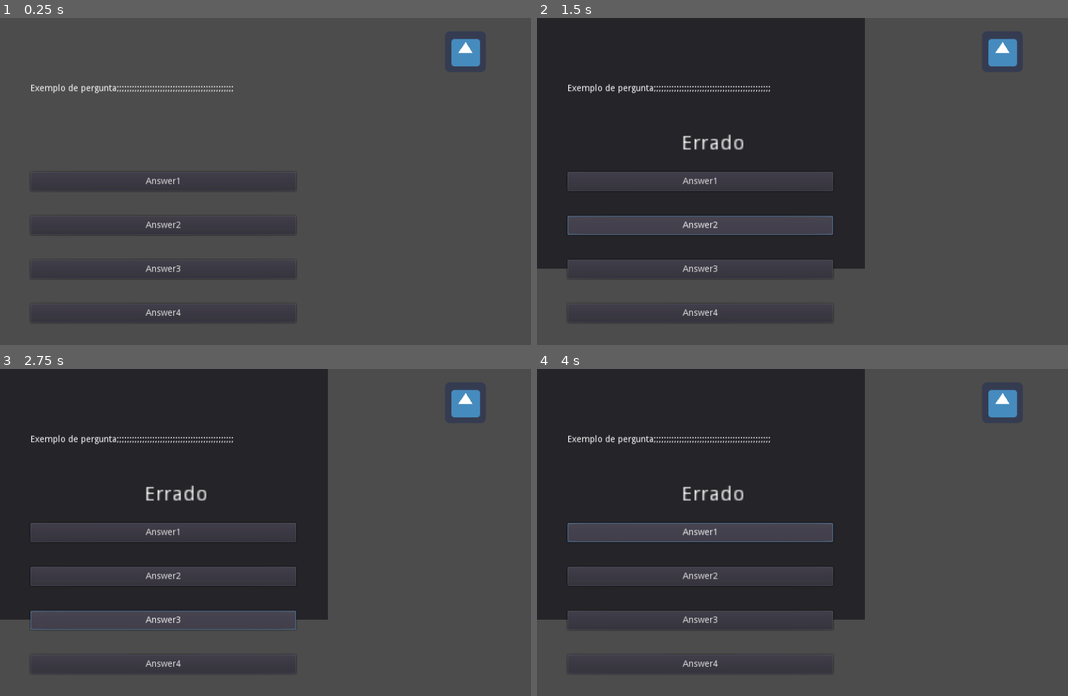
Above: before the commit, frames 1-4 (two rows, left to right).
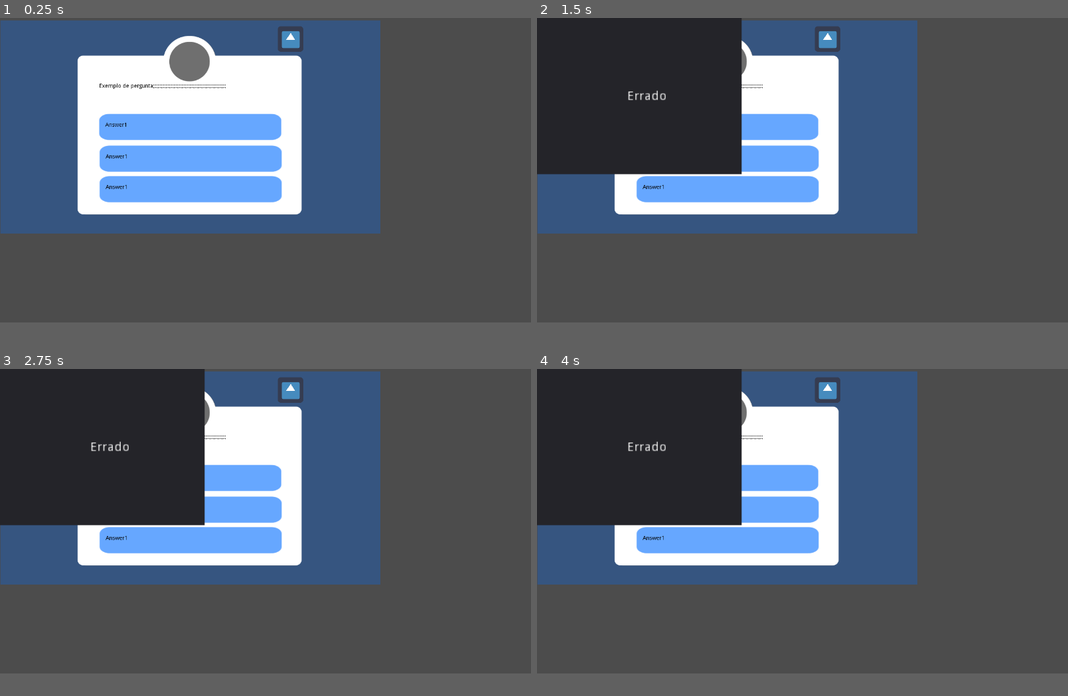
Above: after the commit, the same moments.

Repository: abraaofilho10/ToTheSunAndBeyond
Game: Godot game, scene res://Main.tscn
Same seed, same stepped clock (60 frames per second), same inputs: the game is played once before the commit and once after it. The project has no main scene, so this scene is started directly. The engine's default icon, where the game draws it, is replaced by a stand-in: a white triangle on a blue panel in a dark square.
Inputs (mouse positions are in pixels of both pictures, inside the frame that each line leads up to; where the layout moved, square brackets give the same spot in the first picture):
- Up to frame 1 (0.25 s): no input
- Up to frame 2 (1.5 s): click (728, 135) [701, 181] at 0.5 s; click (728, 168) [701, 224] at 1.25 s
- Up to frame 3 (2.75 s): click (191, 552) [164, 620] at 2 s
- Up to frame 4 (4 s): click (701, 663) at 2.75 s, where only the run before the commit has a clickable "Answer4"; click (728, 486) [701, 532] at 3.5 s
In our replay, the window is 800x493 before the commit and 800x459 after it. These sizes can differ from the game's own. Grey fills any space a smaller window leaves; there, only what the larger window draws over its background counts as a difference.

The runs differ from the first frame. In frame 1, 47% of the frame differs, in the area x 0-91%, y 0-93%; in frame 2, 35%; in frame 3, 36%; in frame 4, 35%.

Commit message:
Font added, questions interface applied from reference image

Diff:
--- a/Main.gd
+++ b/Main.gd
@@ -14,11 +14,11 @@
 	if current_question >= total_questions - 1:
 		print("end")
 	else:
-		$HBoxContainer/VBoxContainer/lblQuestion.text = questions.questions[current_question].question
-		$HBoxContainer/VBoxContainer/btnChoice1.text = questions.questions[current_question].answers[0]
-		$HBoxContainer/VBoxContainer/btnChoice2.text = questions.questions[current_question].answers[1]
-		$HBoxContainer/VBoxContainer/btnChoice3.text = questions.questions[current_question].answers[2]
-		$HBoxContainer/VBoxContainer/btnChoice4.text = questions.questions[current_question].answers[3]
+		$lblQuestion.text = questions.questions[current_question].question
+		$btnChoice1_Parent/btnChoice1.text = questions.questions[current_question].answers[0]
+		$btnChoice2_Parent/btnChoice2.text = questions.questions[current_question].answers[1]
+		$btnChoice3_Parent/btnChoice3.text = questions.questions[current_question].answers[2]
+		#$btnChoice4_Parent/btnChoice4.text = questions.questions[current_question].answers[3]
 
 
 func _check_answer(p_question: Question, p_answer: int) -> bool:
@@ -41,11 +41,13 @@
 	else:
 		_show_popup_wrong()
 
+
 func _on_btnChoice2_button_up():
 	if _check_answer(questions.questions[current_question], 1):
 		_show_popup_correct()
 	else:
 		_show_popup_wrong()
+
 
 func _on_btnChoice3_button_up():
 	if _check_answer(questions.questions[current_question], 2):
@@ -53,8 +55,9 @@
 	else:
 		_show_popup_wrong()
 
-func _on_btnChoice4_button_up():
-	if _check_answer(questions.questions[current_question], 3):
-		_show_popup_correct()
-	else:
-		_show_popup_wrong()
+
+#func _on_btnChoice4_button_up():
+#	if _check_answer(questions.questions[current_question], 3):
+#		_show_popup_correct()
+#	else:
+#		_show_popup_wrong()
--- a/Main.tscn
+++ b/Main.tscn
@@ -6,6 +6,9 @@
 [ext_resource path="res://Question.gd" type="Script" id=4]
 [ext_resource path="res://PopUpCorrect.tscn" type="PackedScene" id=5]
 [ext_resource path="res://PopUpWrong.tscn" type="PackedScene" id=6]
+[ext_resource path="res://images/btnAnswer.png" type="Texture" id=7]
+[ext_resource path="res://images/panelQuestions.png" type="Texture" id=8]
+[ext_resource path="res://images/interfaceExample.png" type="Texture" id=9]
 
 [sub_resource type="Resource" id=3]
 script = ExtResource( 4 )
@@ -41,118 +44,114 @@
 script = ExtResource( 3 )
 questions = [ SubResource( 3 ), SubResource( 4 ), SubResource( 5 ), SubResource( 6 ), SubResource( 7 ) ]
 
+[sub_resource type="StyleBoxTexture" id=8]
+texture = ExtResource( 8 )
+region_rect = Rect2( 0, 0, 1366, 768 )
+
 [node name="Main" type="Control"]
 anchor_right = 1.0
 anchor_bottom = 1.0
 script = ExtResource( 2 )
 questions = SubResource( 2 )
 
+[node name="InterfaceExample" type="Sprite" parent="."]
+modulate = Color( 1, 1, 1, 0.290196 )
+position = Vector2( 479, 275 )
+scale = Vector2( 0.7, 0.7 )
+texture = ExtResource( 9 )
+
+[node name="Panel" type="Panel" parent="."]
+margin_left = -43.0
+margin_top = -12.0
+margin_right = -3.0
+margin_bottom = 28.0
+rect_scale = Vector2( 26, 14.3 )
+custom_styles/panel = SubResource( 8 )
+
+[node name="lblQuestion" type="Label" parent="."]
+modulate = Color( 0, 0, 0, 1 )
+margin_left = 250.0
+margin_top = 165.0
+margin_right = 667.0
+margin_bottom = 195.0
+size_flags_horizontal = 3
+size_flags_vertical = 3
+text = "Exemplo de pergunta;;;;;;;;;;;;;;;;;;;;;;;;;;;;;;;;;;;;;;;;;;;;;;"
+
+[node name="btnChoice1_Parent" type="Control" parent="."]
+margin_right = 40.0
+margin_bottom = 40.0
+
+[node name="btnChoice1" type="TextureButton" parent="btnChoice1_Parent"]
+margin_left = 194.0
+margin_top = 102.0
+margin_right = 234.0
+margin_bottom = 142.0
+rect_scale = Vector2( 14.23, 8.637 )
+texture_normal = ExtResource( 7 )
+expand = true
+
+[node name="lblChoice1" type="Label" parent="btnChoice1_Parent"]
+modulate = Color( 0, 0, 0, 1 )
+margin_left = 265.0
+margin_top = 262.8
+margin_right = 320.0
+margin_bottom = 276.8
+size_flags_horizontal = 0
+size_flags_vertical = 0
+text = "Answer1"
+
+[node name="btnChoice2_Parent" type="Control" parent="."]
+margin_right = 40.0
+margin_bottom = 40.0
+
+[node name="btnChoice2" type="TextureButton" parent="btnChoice2_Parent"]
+margin_left = 195.0
+margin_top = 182.0
+margin_right = 235.0
+margin_bottom = 222.0
+rect_scale = Vector2( 14.23, 8.637 )
+texture_normal = ExtResource( 7 )
+expand = true
+
+[node name="lblChoice2" type="Label" parent="btnChoice2_Parent"]
+modulate = Color( 0, 0, 0, 1 )
+margin_left = 266.0
+margin_top = 342.8
+margin_right = 321.0
+margin_bottom = 356.8
+size_flags_horizontal = 0
+size_flags_vertical = 0
+text = "Answer1"
+
+[node name="btnChoice3_Parent" type="Control" parent="."]
+margin_right = 40.0
+margin_bottom = 40.0
+
+[node name="btnChoice3" type="TextureButton" parent="btnChoice3_Parent"]
+margin_left = 195.0
+margin_top = 259.0
+margin_right = 235.0
+margin_bottom = 299.0
+rect_scale = Vector2( 14.23, 8.637 )
+texture_normal = ExtResource( 7 )
+expand = true
+
+[node name="lblChoice3" type="Label" parent="btnChoice3_Parent"]
+modulate = Color( 0, 0, 0, 1 )
+margin_left = 266.0
+margin_top = 419.8
+margin_right = 321.0
+margin_bottom = 433.8
+size_flags_horizontal = 0
+size_flags_vertical = 0
+text = "Answer1"
+
 [node name="PopUpCorrect" parent="." instance=ExtResource( 5 )]
 visible = false
 
 [node name="PopUpWrong" parent="." instance=ExtResource( 6 )]
 visible = false
-
-[node name="HBoxContainer" type="HBoxContainer" parent="."]
-margin_left = 48.0
-margin_right = 465.0
-margin_bottom = 514.0
-rect_min_size = Vector2( 278, 514 )
-size_flags_horizontal = 3
-size_flags_vertical = 3
-
-[node name="VBoxContainer" type="VBoxContainer" parent="HBoxContainer"]
-margin_right = 417.0
-margin_bottom = 514.0
-size_flags_horizontal = 3
-size_flags_vertical = 3
-
-[node name="Control" type="Control" parent="HBoxContainer/VBoxContainer"]
-margin_right = 417.0
-margin_bottom = 100.0
-rect_min_size = Vector2( 0, 100 )
-size_flags_horizontal = 3
-size_flags_vertical = 3
-
-[node name="lblQuestion" type="Label" parent="HBoxContainer/VBoxContainer"]
-margin_top = 104.0
-margin_right = 417.0
-margin_bottom = 134.0
-size_flags_horizontal = 3
-size_flags_vertical = 3
-text = "Exemplo de pergunta;;;;;;;;;;;;;;;;;;;;;;;;;;;;;;;;;;;;;;;;;;;;;;"
-
-[node name="Control2" type="Control" parent="HBoxContainer/VBoxContainer"]
-margin_top = 138.0
-margin_right = 417.0
-margin_bottom = 238.0
-rect_min_size = Vector2( 0, 100 )
-size_flags_horizontal = 3
-size_flags_vertical = 3
-
-[node name="btnChoice1" type="Button" parent="HBoxContainer/VBoxContainer"]
-margin_top = 242.0
-margin_right = 417.0
-margin_bottom = 272.0
-size_flags_horizontal = 3
-size_flags_vertical = 3
-text = "Answer1"
-
-[node name="Control3" type="Control" parent="HBoxContainer/VBoxContainer"]
-margin_top = 276.0
-margin_right = 417.0
-margin_bottom = 307.0
-rect_min_size = Vector2( 0, 10 )
-size_flags_horizontal = 3
-size_flags_vertical = 3
-
-[node name="btnChoice2" type="Button" parent="HBoxContainer/VBoxContainer"]
-margin_top = 311.0
-margin_right = 417.0
-margin_bottom = 341.0
-size_flags_horizontal = 3
-size_flags_vertical = 3
-text = "Answer2"
-
-[node name="Control4" type="Control" parent="HBoxContainer/VBoxContainer"]
-margin_top = 345.0
-margin_right = 417.0
-margin_bottom = 376.0
-rect_min_size = Vector2( 0, 10 )
-size_flags_horizontal = 3
-size_flags_vertical = 3
-
-[node name="btnChoice3" type="Button" parent="HBoxContainer/VBoxContainer"]
-margin_top = 380.0
-margin_right = 417.0
-margin_bottom = 410.0
-size_flags_horizontal = 3
-size_flags_vertical = 3
-text = "Answer3"
-
-[node name="Control5" type="Control" parent="HBoxContainer/VBoxContainer"]
-margin_top = 414.0
-margin_right = 417.0
-margin_bottom = 445.0
-rect_min_size = Vector2( 0, 10 )
-size_flags_horizontal = 3
-size_flags_vertical = 3
-
-[node name="btnChoice4" type="Button" parent="HBoxContainer/VBoxContainer"]
-margin_top = 449.0
-margin_right = 417.0
-margin_bottom = 479.0
-size_flags_horizontal = 3
-size_flags_vertical = 3
-text = "Answer4"
-
-[node name="Control6" type="Control" parent="HBoxContainer/VBoxContainer"]
-margin_top = 483.0
-margin_right = 417.0
-margin_bottom = 514.0
-rect_min_size = Vector2( 0, 10 )
-size_flags_horizontal = 3
-size_flags_vertical = 3
 
 [node name="Sun" type="Sprite" parent="."]
 position = Vector2( 731, 53 )
@@ -170,7 +169,6 @@
 position = Vector2( 731, 53 )
 texture = ExtResource( 1 )
 
-[connection signal="button_up" from="HBoxContainer/VBoxContainer/btnChoice1" to="." method="_on_btnChoice1_button_up"]
-[connection signal="button_up" from="HBoxContainer/VBoxContainer/btnChoice2" to="." method="_on_btnChoice2_button_up"]
-[connection signal="button_up" from="HBoxContainer/VBoxContainer/btnChoice3" to="." method="_on_btnChoice3_button_up"]
-[connection signal="button_up" from="HBoxContainer/VBoxContainer/btnChoice4" to="." method="_on_btnChoice4_button_up"]
+[connection signal="button_up" from="btnChoice1_Parent/btnChoice1" to="." method="_on_btnChoice1_button_up"]
+[connection signal="button_up" from="btnChoice2_Parent/btnChoice2" to="." method="_on_btnChoice2_button_up"]
+[connection signal="button_up" from="btnChoice3_Parent/btnChoice3" to="." method="_on_btnChoice3_button_up"]
--- a/project.godot
+++ b/project.godot
@@ -37,8 +37,8 @@
 
 [display]
 
-window/size/width=834
-window/size/height=514
+window/size/width=1336
+window/size/height=768
 
 [editor_plugins]
 
Not shown: 1 places in Main.tscn that only renumber resources
Binary file added: fonts/Boulder Regular.otf
Binary file added: fonts/Boulder Regular.ttf
Not shown, added: images/astronaut1.png.import
Not shown, added: images/astronaut4.png.import
Not shown, added: images/austronaut2.png.import
Not shown, added: images/austronaut3.png.import
Not shown, added: images/btnAnswer.png.import
Not shown, added: images/btnCorrect.png.import
Not shown, added: images/btnWrong.png.import
Binary file added: images/interfaceExample.png
Not shown, added: images/interfaceExample.png.import
(and 2 more such lines)
